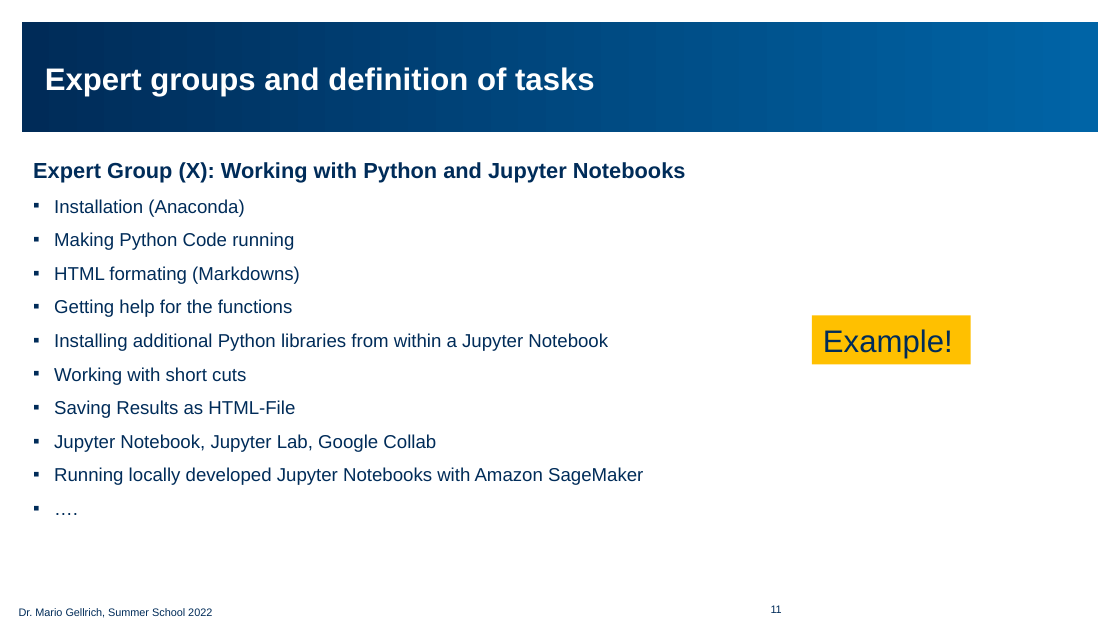
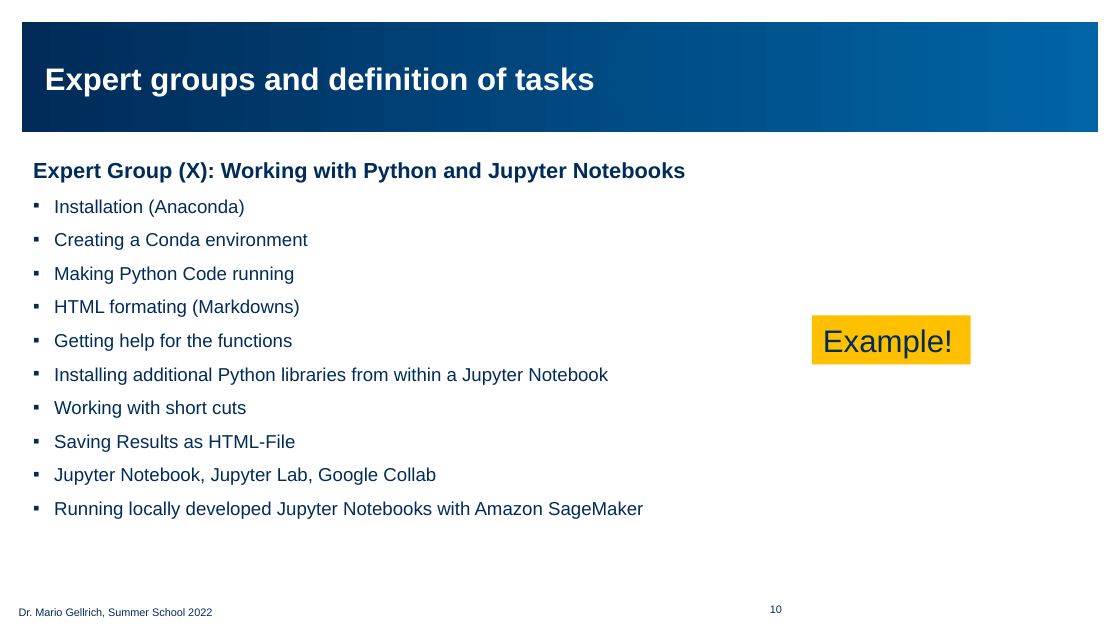
Before and after one commit to simschwab/summer_school_FS2022, a slide deck: slide 10 of Credit_Risk_Modeling/Slides_Credit_Risk_Modeling_Workshop_EN.pptx (slide 11 before the commit). Drawn at 1120x630 pixels with LibreOffice and Linux fonts; fonts in the diff are those of the drawing; background and template pictures are left out. Boxes give left, top, right and bottom in pixels: in the first picture for what was removed or moved away, otherwise in the second. Text is boxed around its words. In the diff, an @@ line names an element or a change of style, - is before the commit and + after.

```diff
--- a/Credit_Risk_Modeling/Slides_Credit_Risk_Modeling_Workshop_EN.pptx
+++ b/Credit_Risk_Modeling/Slides_Credit_Risk_Modeling_Workshop_EN.pptx
@@ text at (x1=33, y1=162, x2=686, y2=519): paragraph removed @@
-▪ ….
@@ text at (x1=54, y1=232, x2=308, y2=250): paragraph added @@
+▪ Creating a Conda environment
@@ page number at (x1=770, y1=605, x2=782, y2=613): text changed @@
-11
+10
```
Also in this commit, not shown: 9 other slides changed, 1 slide removed, 1 other file.
